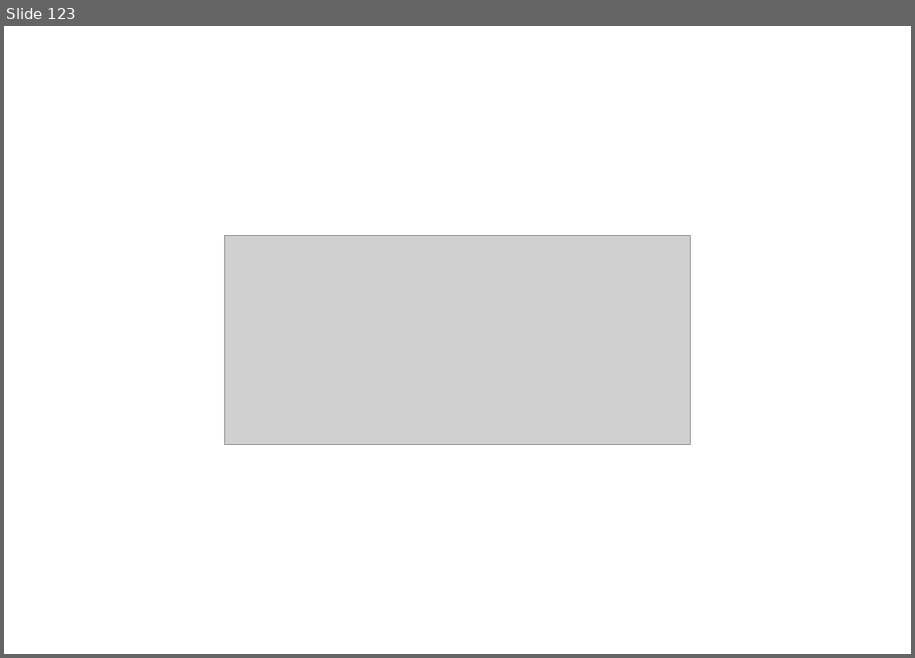
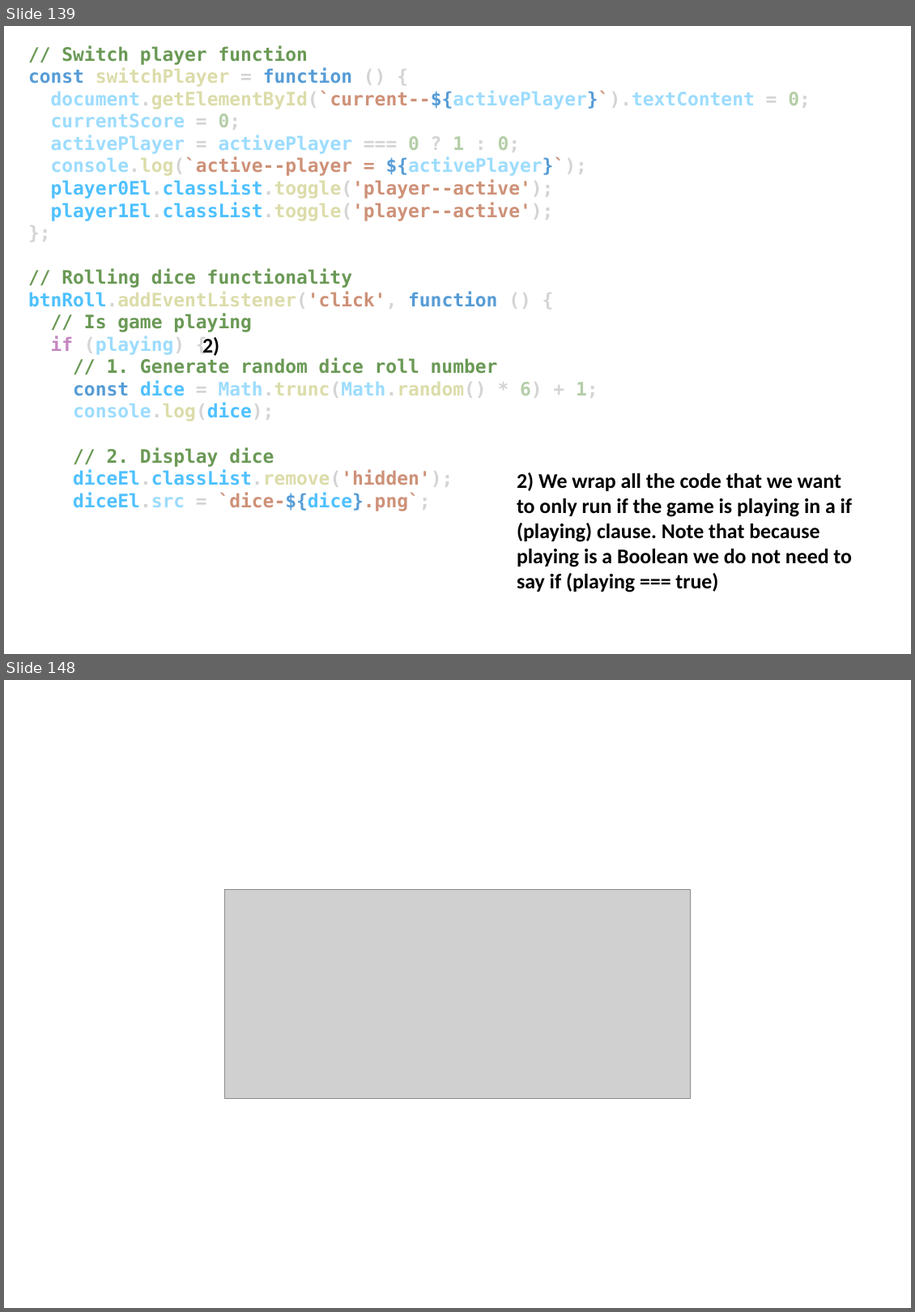
Before and after one commit to EL-EL-BCN/Complete-Javascript-Course, a slide deck: complete-javascript-course.pptx. Shown one above the other, each under a label of ours: slide 123 before the commit, slides 139 and 148 after it; the slides between them are not shown. The pictures are 915x658 and 915x1312 pixels, drawn with LibreOffice and Linux fonts; fonts in the diff are those of the drawing; grey boxes stand for pictures. Boxes give left, top, right and bottom in pixels: in the first picture for what was removed or moved away, otherwise in the second. Text is boxed around its words. In the diff, an @@ line names an element or a change of style, - is before the commit and + after.

```diff
--- a/complete-javascript-course.pptx
+++ b/complete-javascript-course.pptx
@@ slide 139 added at box(4, 26, 911, 654), background #FFFFFF @@
@@ text added at box(28, 45, 811, 511), 16 pt, text #9CDCFE, bold @@
+// Switch player function
+const switchPlayer = function () {
+document.getElementById(`current--${activePlayer}`).textContent = 0;
+currentScore = 0;
+activePlayer = activePlayer === 0 ? 1 : 0;
+console.log(`active--player = ${activePlayer}`);
+player0El.classList.toggle('player--active');
+player1El.classList.toggle('player--active');
+};
+// Rolling dice functionality
+btnRoll.addEventListener('click', function () {
+// Is game playing
+if (playing) {
+// 1. Generate random dice roll number
+const dice = Math.trunc(Math.random() * 6) + 1;
+console.log(dice);
+// 2. Display dice
+diceEl.classList.remove('hidden');
+diceEl.src = `dice-${dice}.png`;
@@ text added at box(202, 337, 219, 356), 18 pt, text #000000, bold @@
+2)
@@ text added at box(517, 472, 852, 592), 18 pt, text #000000, bold @@
+2) We wrap all the code that we want to only run if the game is playing in a if (playing) clause. Note that because playing is a Boolean we do not need to say if (playing === true)
@@ what was slide 123 is now slide 148 @@
```
Also in this commit, not shown: 25 other slides added, 1 slide removed, 2 other files.
